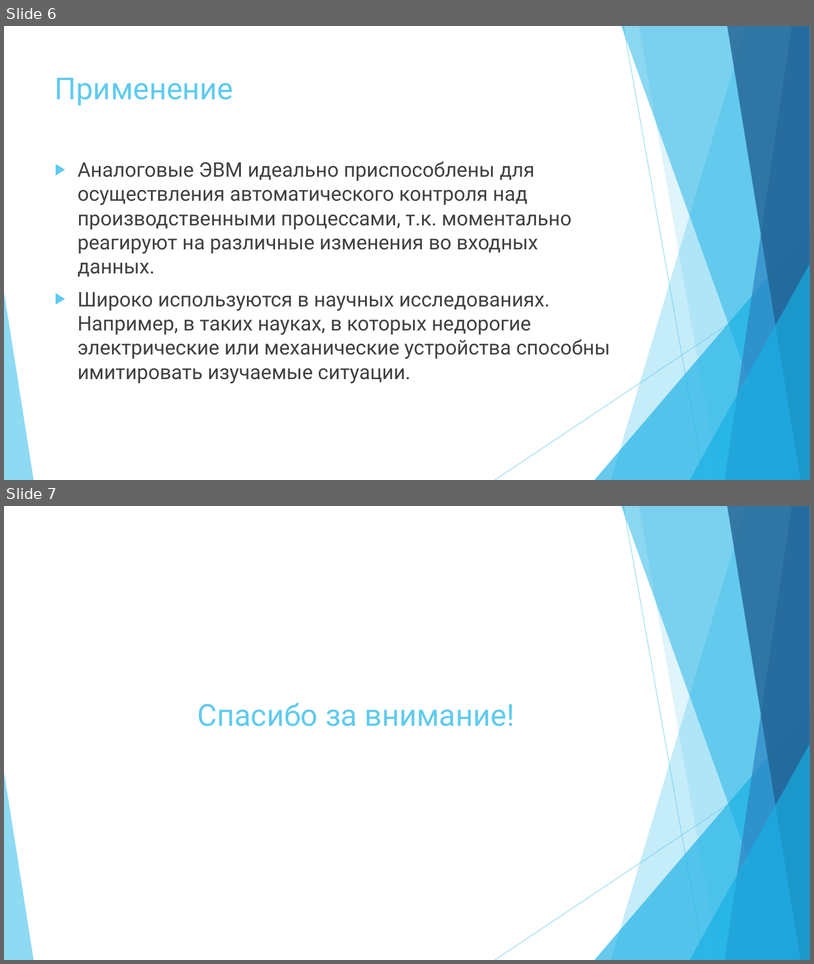
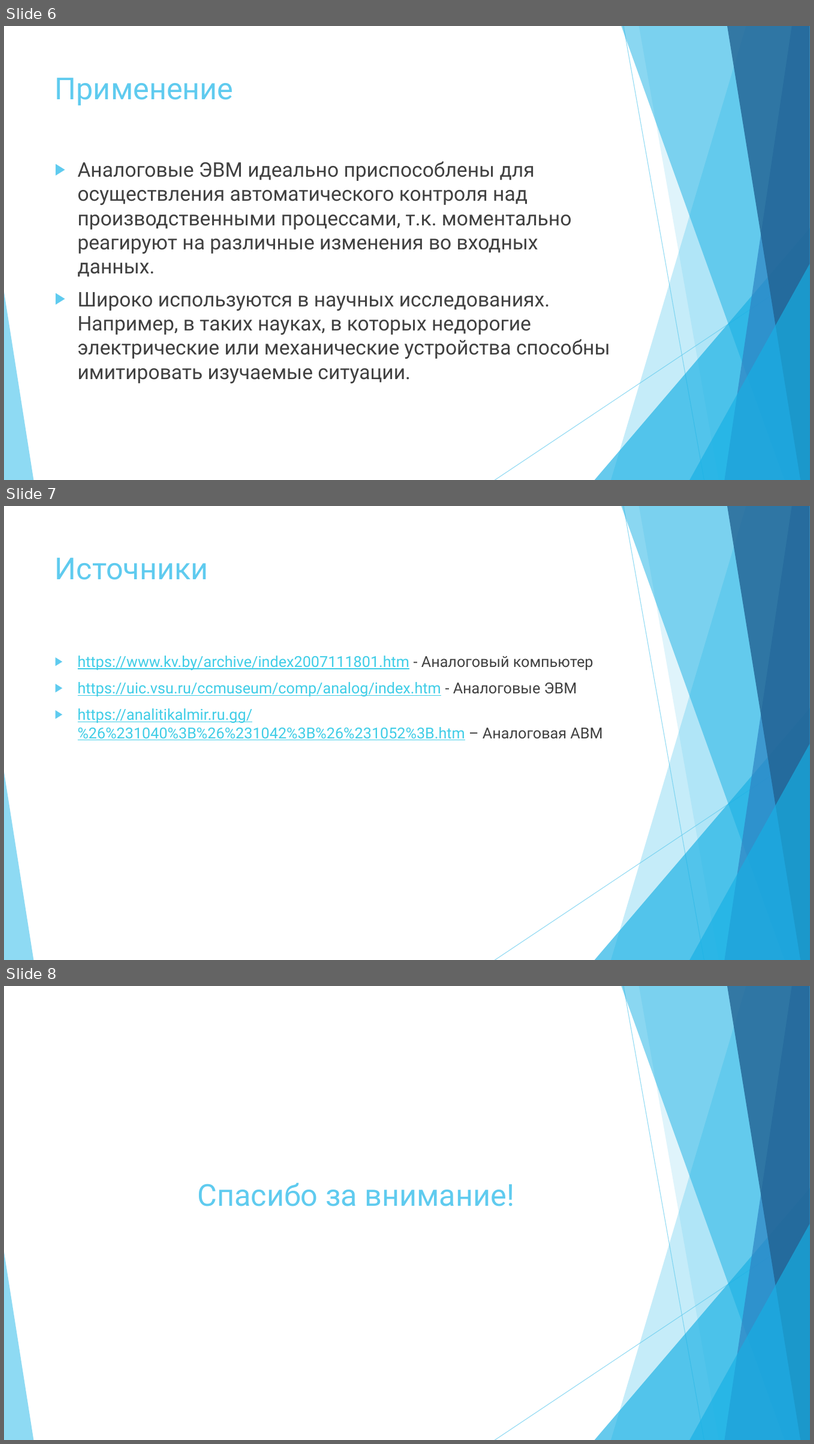
Before and after one commit to kkmt-likh/P2-20, a slide deck: Аналоговая ЭВМ.pptx. Shown one above the other, each under a label of ours: slides 6 and 7 before the commit, slides 6, 7 and 8 after it. The pictures are 814x964 and 814x1444 pixels, drawn with LibreOffice and Linux fonts; fonts in the diff are those of the drawing. Boxes give left, top, right and bottom in pixels: in the first picture for what was removed or moved away, otherwise in the second. Text is boxed around its words. In the diff, an @@ line names an element or a change of style, - is before the commit and + after.

```diff
--- a/Аналоговая ЭВМ.pptx
+++ b/Аналоговая ЭВМ.pptx
@@ slide 7 added at (x1=4, y1=506, x2=810, y2=960), background #FFFFFF; not listed: 10 template elements that a slide beside it also shows @@
@@ title added at (x1=55, y1=558, x2=209, y2=580), 36 pt, text #5FCBEF @@
+Источники
@@ text added at (x1=78, y1=655, x2=603, y2=740), 18 pt, text #3FCDE7, underline @@
+▶ https://www.kv.by/archive/index2007111801.htm - Аналоговый компьютер
+▶ https://uic.vsu.ru/ccmuseum/comp/analog/index.htm - Аналоговые ЭВМ
+▶ https://analitikalmir.ru.gg/%26%231040%3B%26%231042%3B%26%231052%3B.htm – Аналоговая АВМ
@@ what was slide 7 is now slide 8 @@
```
